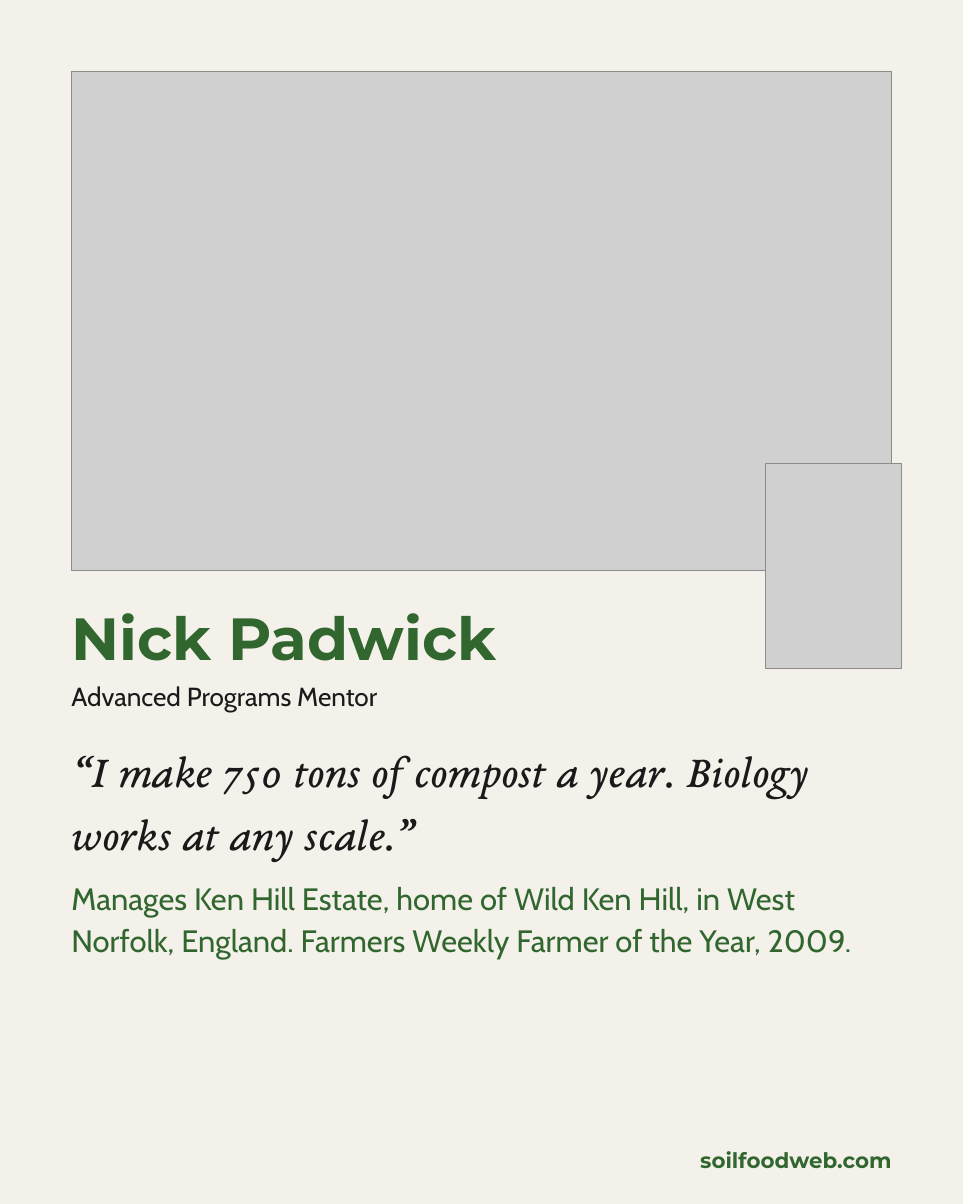
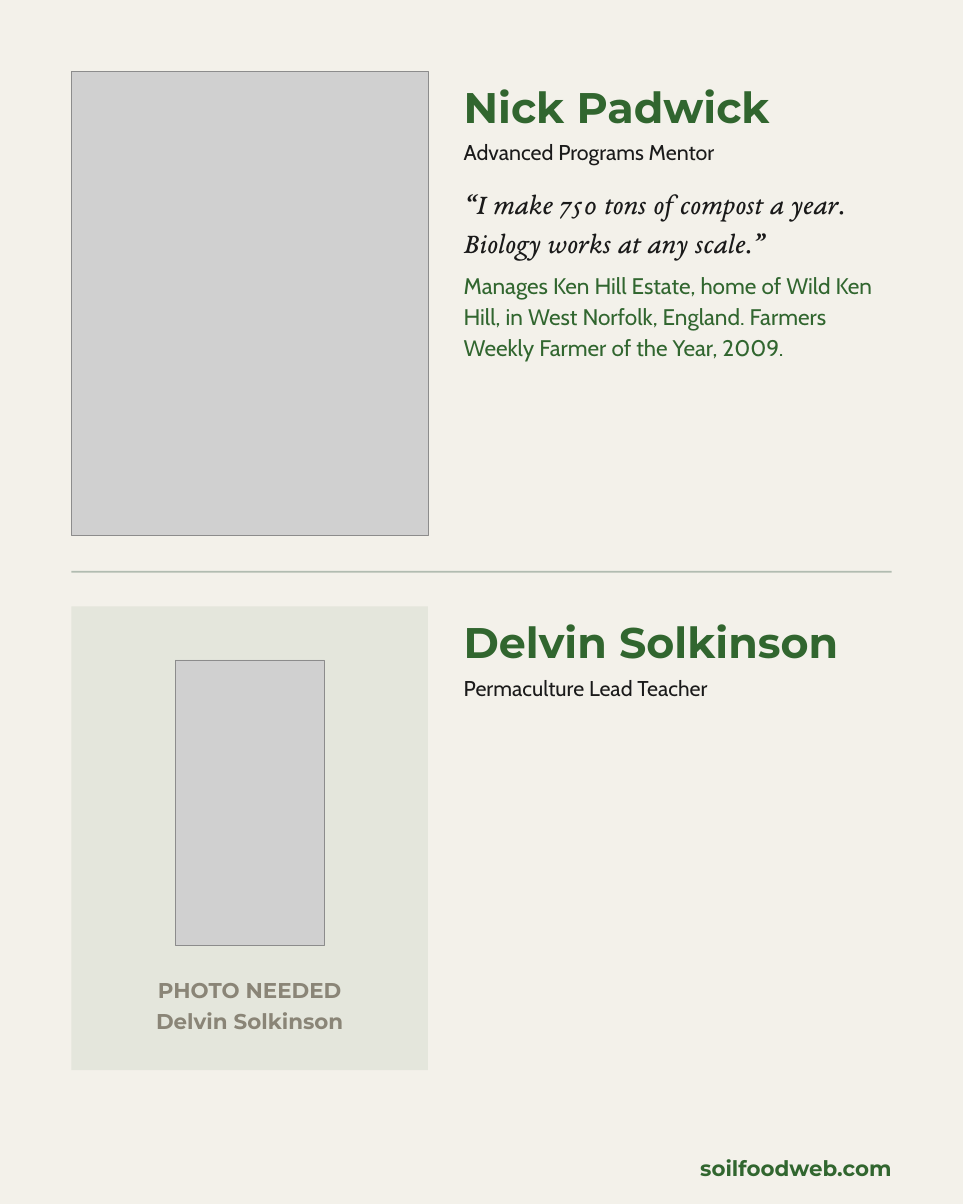
Before and after one commit to linneamoritznyc/SFW-SocialMedia, a slide deck: slide 8 of templates/posts/october/05-10-2026-mon-ig-teachers-day-v2.pptx (slide 14 before the commit). Drawn at 963x1204 pixels with LibreOffice and Linux fonts; fonts in the diff are those of the drawing; grey boxes stand for pictures. Boxes give left, top, right and bottom in pixels: in the first picture for what was removed or moved away, otherwise in the second. Text is boxed around its words. In the diff, an @@ line names an element or a change of style, - is before the commit and + after.

```diff
--- a/templates/posts/october/05-10-2026-mon-ig-teachers-day-v2.pptx
+++ b/templates/posts/october/05-10-2026-mon-ig-teachers-day-v2.pptx
@@ picture removed at (x1=71, y1=71, x2=891, y2=570) @@
@@ picture added at (x1=71, y1=71, x2=428, y2=535) @@
@@ text "Nick Padwick" moved from (x1=71, y1=613, x2=496, y2=661) to (x1=464, y1=89, x2=770, y2=124) @@
@@ text "Nick Padwick" at (x1=464, y1=89, x2=770, y2=124): size 50 to 36 pt @@
@@ text "Advanced Programs Mentor" moved from (x1=71, y1=686, x2=377, y2=713) to (x1=464, y1=144, x2=715, y2=166) @@
@@ text "Advanced Programs Mentor" at (x1=464, y1=144, x2=715, y2=166): size 22 to 18 pt @@
@@ text "“I make 750 tons of ..." moved from (x1=71, y1=756, x2=808, y2=862) to (x1=464, y1=194, x2=845, y2=260) @@
@@ text "“I make 750 tons of ..." at (x1=464, y1=194, x2=845, y2=260): size 38 to 24 pt @@
@@ text "Manages Ken Hill Estate, home ..." moved from (x1=71, y1=887, x2=852, y2=960) to (x1=464, y1=277, x2=872, y2=362) @@
@@ text "Manages Ken Hill Estate, home ..." at (x1=464, y1=277, x2=872, y2=362): size 26 to 19 pt @@
@@ picture removed at (x1=765, y1=464, x2=901, y2=669) @@
@@ rectangle added at (x1=71, y1=571, x2=891, y2=573), fill #B1BCB1 @@
@@ rectangle added at (x1=71, y1=606, x2=428, y2=1070), fill #E4E6DC @@
@@ text added at (x1=464, y1=624, x2=838, y2=659), 36 pt, text #31662F, bold @@
+Delvin Solkinson
@@ picture added at (x1=175, y1=660, x2=324, y2=945) @@
@@ text added at (x1=464, y1=680, x2=707, y2=697), 18 pt, text #1A1A1A @@
+Permaculture Lead Teacher
@@ text added at (x1=156, y1=983, x2=344, y2=1029), 18 pt, text #8A8577, bold @@
+PHOTO NEEDED
+Delvin Solkinson
@@ text "soilfoodweb.com" moved from (x1=700, y1=1151, x2=891, y2=1168) to (x1=700, y1=1159, x2=891, y2=1176) @@
```
Also in this commit, not shown: 6 other slides changed, 7 slides removed, 18 other files.
